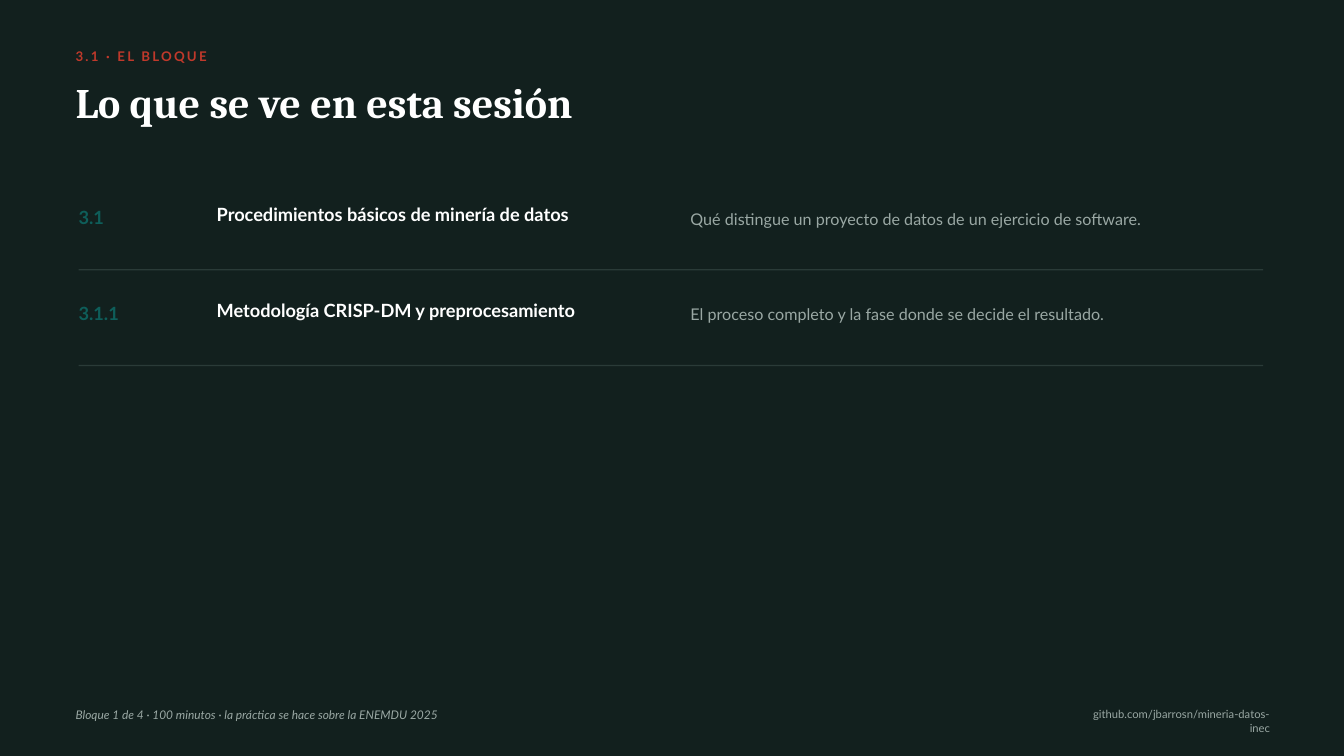
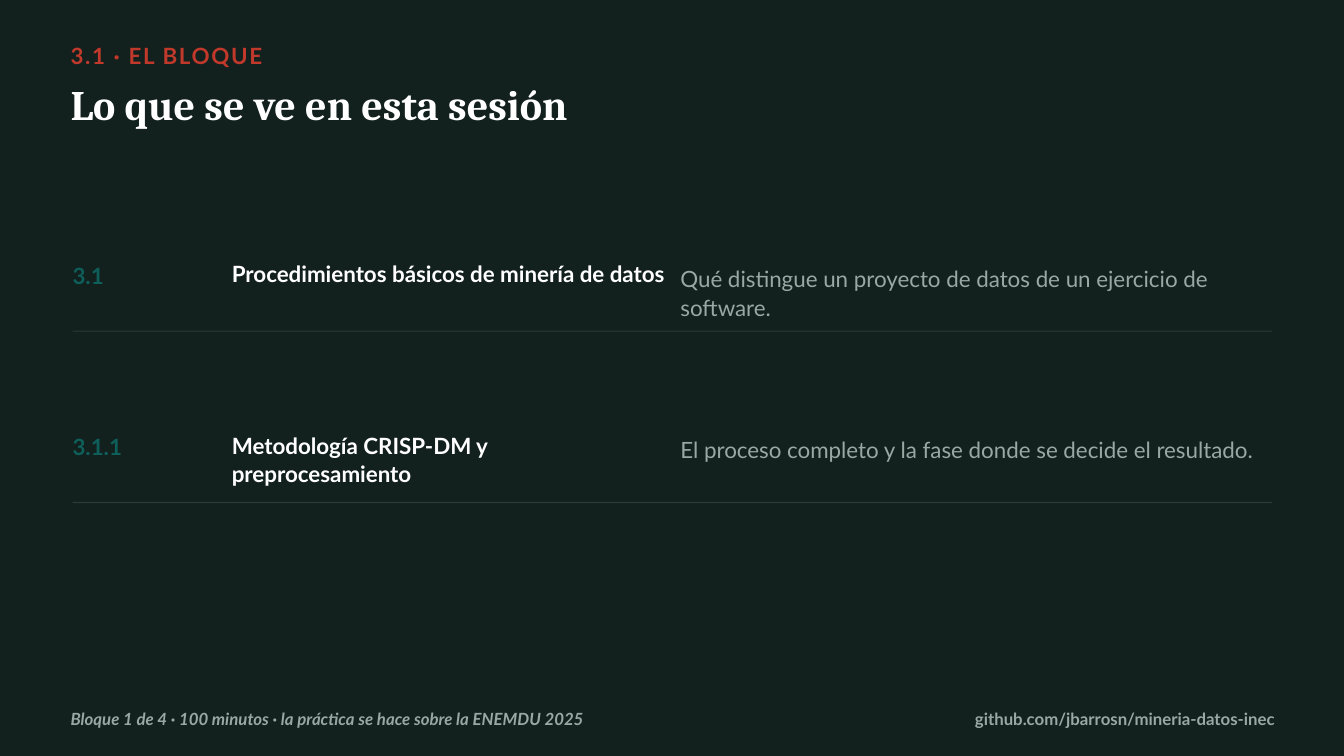
Before and after one commit to jbarrosn/mineria-datos-inec, a slide deck: slide 2 of docs/diapositivas/01_procedimientos.pptx. Drawn at 1344x756 pixels with LibreOffice and Linux fonts; fonts in the diff are those of the drawing. Boxes give left, top, right and bottom in pixels: in the first picture for what was removed or moved away, otherwise in the second. Text is boxed around its words. In the diff, an @@ line names an element or a change of style, - is before the commit and + after.

```diff
--- a/docs/diapositivas/01_procedimientos.pptx
+++ b/docs/diapositivas/01_procedimientos.pptx
@@ text "3.1 · EL BLOQUE" at [71,47,263,67]: size 9.5 to 16 pt, letter spacing 1.6 to 1.2 pt @@
@@ text "Lo que se ve en ..." at [71,90,567,129]: line spacing 0.98 to 0.95 @@
@@ text "3.1": place and size @@
-text "3.1" at [79,211,104,224]
+text "3.1" at [73,268,104,284]
@@ text "3.1" at [73,268,104,284]: size 13 to 16 pt @@
@@ text "Procedimientos básicos de minería de ...": place and size @@
-text "Procedimientos básicos de minería de ..." at [217,207,569,221]
+text "Procedimientos básicos de minería de ..." at [232,265,665,282]
@@ text "Procedimientos básicos de minería de ..." at [232,265,665,282]: size 13 to 16 pt; line spacing 1.1 to 1.05 @@
@@ text "Qué distingue un proyecto de ...": place and size @@
-text "Qué distingue un proyecto de ..." at [690,213,1140,228]
+text "Qué distingue un proyecto de ..." at [680,270,1207,316]
@@ text "Qué distingue un proyecto de ..." at [680,270,1207,316]: size 11.5 to 16 pt; line spacing 1.12 to 1.1 @@
@@ rectangle: place and size @@
-rectangle at [79,269,1263,270]
+rectangle at [73,331,1272,332]
@@ text "3.1.1" at [73,439,122,455]: size 13 to 16 pt @@
@@ text "3.1.1": place and size @@
-text "3.1.1" at [79,307,119,320]
+text "3.1.1" at [73,439,122,455]
@@ text "Metodología CRISP-DM y preprocesamiento" at [232,437,488,486]: size 13 to 16 pt; line spacing 1.1 to 1.05 @@
@@ text "Metodología CRISP-DM y preprocesamiento": place and size @@
-text "Metodología CRISP-DM y preprocesamiento" at [217,303,575,321]
+text "Metodología CRISP-DM y preprocesamiento" at [232,437,488,486]
@@ text "El proceso completo y la ..." at [680,441,1253,462]: size 11.5 to 16 pt; line spacing 1.12 to 1.1 @@
@@ text "El proceso completo y la ...": place and size @@
-text "El proceso completo y la ..." at [690,308,1104,323]
+text "El proceso completo y la ..." at [680,441,1253,462]
@@ rectangle: place and size @@
-rectangle at [79,365,1263,366]
+rectangle at [73,502,1272,503]
@@ text "Bloque 1 de 4 · ..." at [71,712,584,728]: size 8.5 to 12 pt, bold on @@
@@ text "github.com/jbarrosn/mineria-datos-inec": place and size @@
-text "github.com/jbarrosn/mineria-datos-inec" at [1093,710,1270,732]
+text "github.com/jbarrosn/mineria-datos-inec" at [975,712,1275,728]
@@ text "github.com/jbarrosn/mineria-datos-inec" at [975,712,1275,728]: size 8 to 12 pt, bold on @@
```
Also in this commit, not shown: 12 other slides changed, 5 other files.
